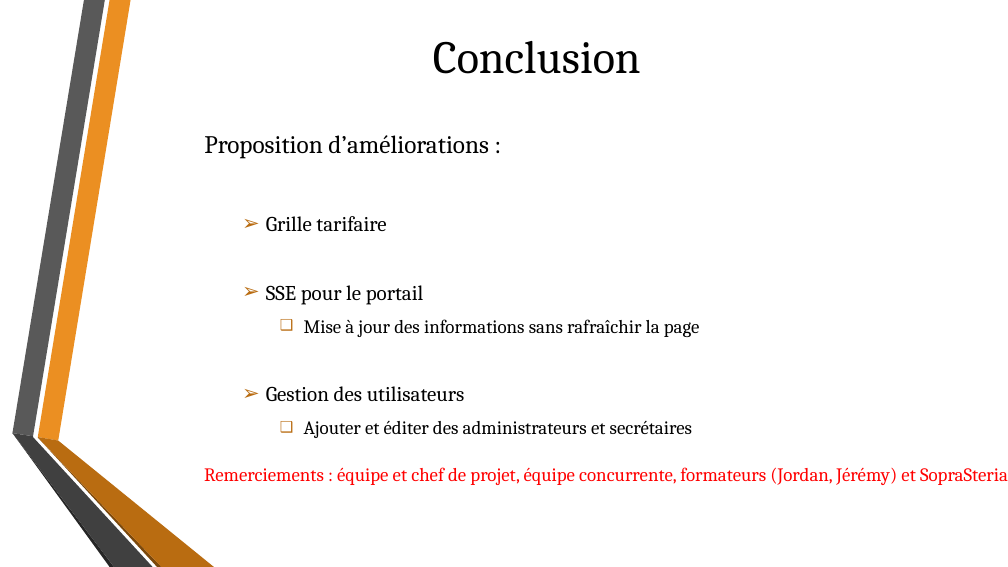
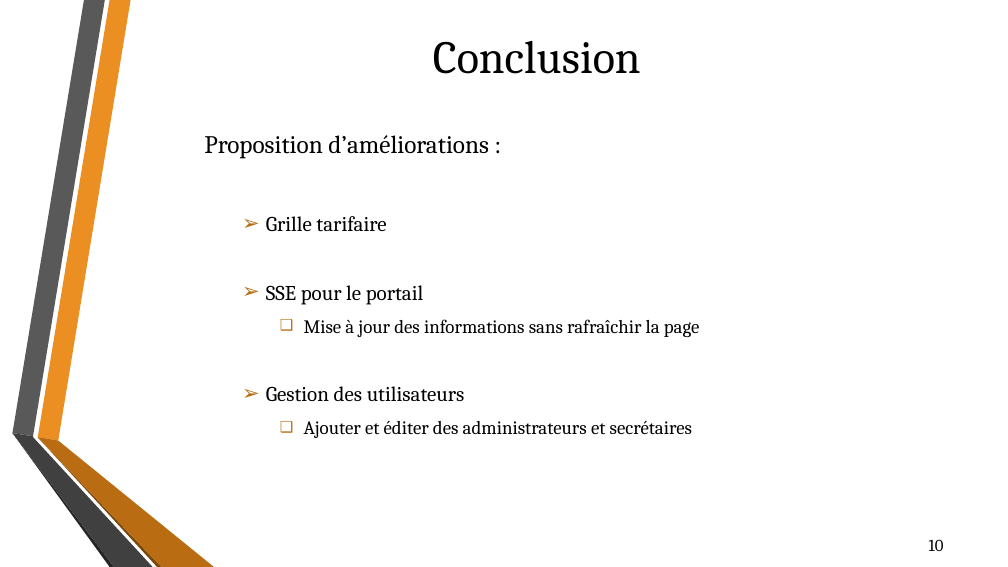
Before and after one commit to ddevillers/ncdz, a slide deck: slide 10 of NC-DROPZONE.pptx. Drawn at 1008x567 pixels with LibreOffice and Linux fonts; fonts in the diff are those of the drawing; background and template pictures are left out. Boxes give left, top, right and bottom in pixels: in the first picture for what was removed or moved away, otherwise in the second. Text is boxed around its words. In the diff, an @@ line names an element or a change of style, - is before the commit and + after.

```diff
--- a/NC-DROPZONE.pptx
+++ b/NC-DROPZONE.pptx
@@ text removed at (204, 467, 1008, 485) @@
-Remerciements : équipe et chef de projet, équipe concurrente, formateurs (Jordan, Jérémy) et SopraSteria
@@ page number added at (929, 539, 944, 551), 16 pt, text #000000 @@
+10
```
Also in this commit, not shown: 7 other slides changed, 5 slides added, 1 slide removed, 1 other file.
